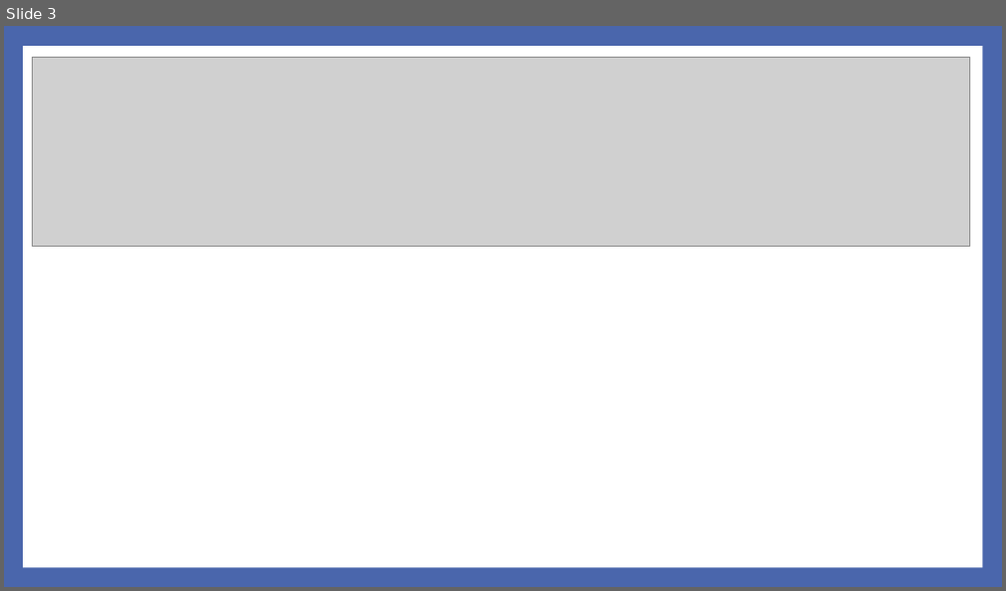
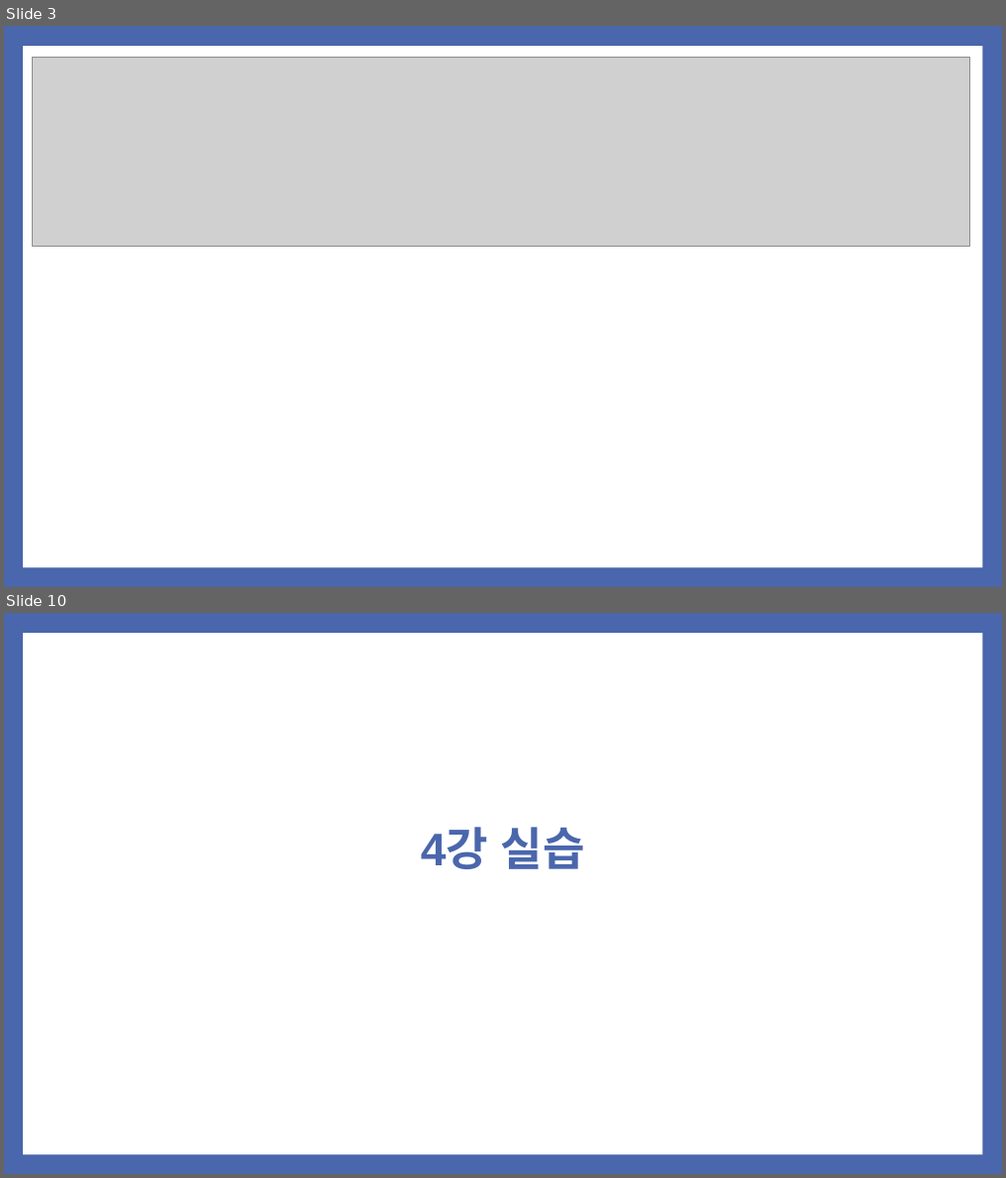
Before and after one commit to noheul1030/KOPO-HTML, a slide deck: 과제PPT/기업업무 4강 JSP_DB연동.pptx. Shown one above the other, each under a label of ours: slide 3 before the commit, slides 3 and 10 after it; the slides between them are not shown. The pictures are 1006x591 and 1006x1178 pixels, drawn with LibreOffice and Linux fonts; fonts in the diff are those of the drawing; grey boxes stand for pictures. Boxes give left, top, right and bottom in pixels: in the first picture for what was removed or moved away, otherwise in the second. Text is boxed around its words. In the diff, an @@ line names an element or a change of style, - is before the commit and + after.

```diff
--- a/과제PPT/기업업무 4강 JSP_DB연동.pptx
+++ b/과제PPT/기업업무 4강 JSP_DB연동.pptx
@@ slide 10 added at (x1=4, y1=613, x2=1002, y2=1174), background #4A66AC; not listed: 1 template element that a slide beside it also shows @@
@@ text added at (x1=421, y1=827, x2=585, y2=869), 44 pt, text #4A66AC, bold @@
+4강 실습
```
Also in this commit, not shown: 19 other slides added, 12 slides removed.
